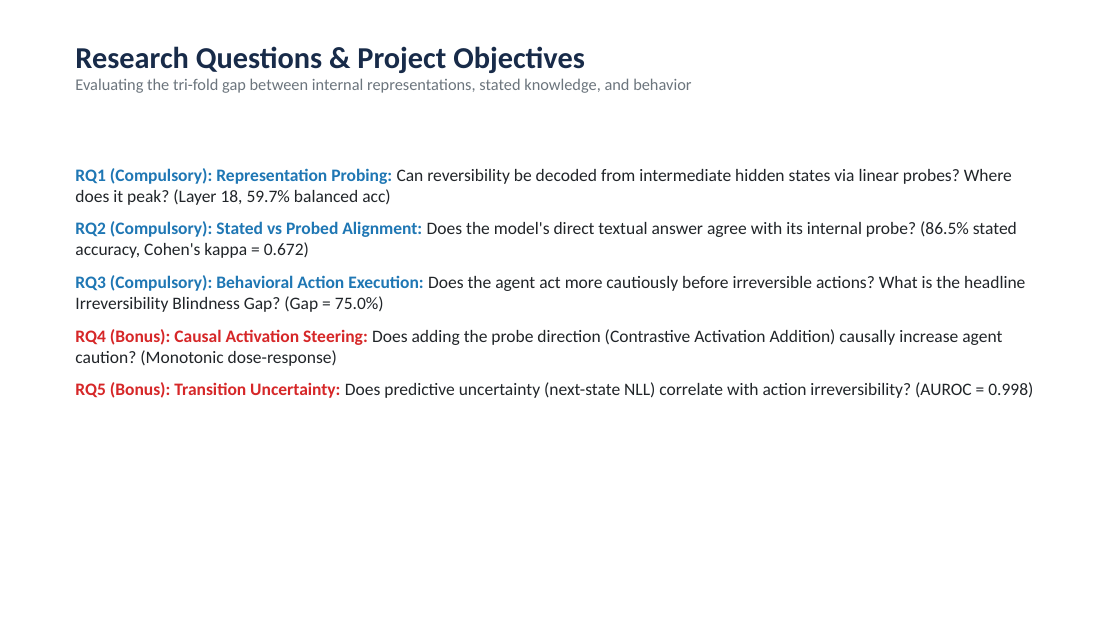
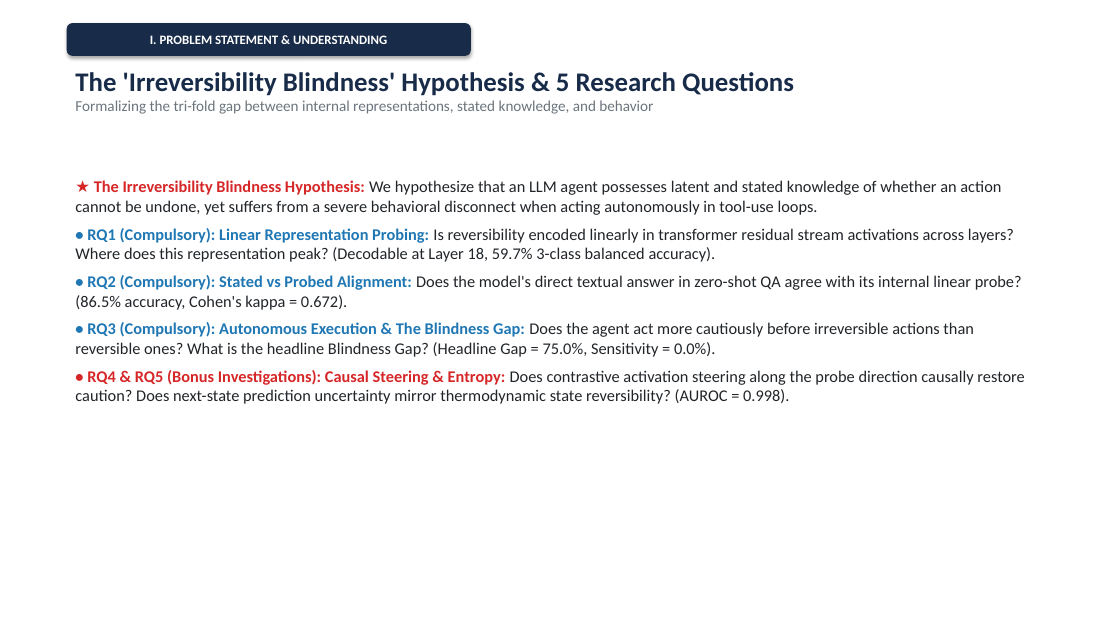
Before and after one commit to Gunavan9/ADNN-Action-Reversibility-LLM-Agents, a slide deck: slide 3 of ADNN_Project_Reversibility_Presentation.pptx. Drawn at 1120x630 pixels with LibreOffice and Linux fonts; fonts in the diff are those of the drawing. Boxes give left, top, right and bottom in pixels: in the first picture for what was removed or moved away, otherwise in the second. Text is boxed around its words. In the diff, an @@ line names an element or a change of style, - is before the commit and + after.

Commit message:
Align presentation, script, paper, and contributions with strictly 15-minute 4-part structure and team members: Gunavan, Teja Sai, Shabarish

```diff
--- a/ADNN_Project_Reversibility_Presentation.pptx
+++ b/ADNN_Project_Reversibility_Presentation.pptx
@@ rounded rectangle added at (67,24,471,55), fill #182B49, outline #182B49 0.75 pt, 11 pt, text #FFFFFF, bold @@
+I. PROBLEM STATEMENT & UNDERSTANDING
@@ text at (75,72,794,114): text changed; size 14 to 13 pt @@
-Research Questions & Project Objectives
-Evaluating the tri-fold gap between internal representations, stated knowledge, and behavior
+The 'Irreversibility Blindness' Hypothesis & 5 Research Questions
+Formalizing the tri-fold gap between internal representations, stated knowledge, and behavior
@@ text at (75,180,1024,404): text changed; size 15 to 14 pt @@
-RQ1 (Compulsory): Representation Probing: Can reversibility be decoded from intermediate hidden states via linear probes? Where does it peak? (Layer 18, 59.7% balanced acc)
-RQ2 (Compulsory): Stated vs Probed Alignment: Does the model's direct textual answer agree with its internal probe? (86.5% stated accuracy, Cohen's kappa = 0.672)
-RQ3 (Compulsory): Behavioral Action Execution: Does the agent act more cautiously before irreversible actions? What is the headline Irreversibility Blindness Gap? (Gap = 75.0%)
-RQ4 (Bonus): Causal Activation Steering: Does adding the probe direction (Contrastive Activation Addition) causally increase agent caution? (Monotonic dose-response)
-RQ5 (Bonus): Transition Uncertainty: Does predictive uncertainty (next-state NLL) correlate with action irreversibility? (AUROC = 0.998)
+★ The Irreversibility Blindness Hypothesis: We hypothesize that an LLM agent possesses latent and stated knowledge of whether an action cannot be undone, yet suffers from a severe behavioral disconnect when acting autonomously in tool-use loops.
+• RQ1 (Compulsory): Linear Representation Probing: Is reversibility encoded linearly in transformer residual stream activations across layers? Where does this representation peak? (Decodable at Layer 18, 59.7% 3-class balanced accuracy).
+• RQ2 (Compulsory): Stated vs Probed Alignment: Does the model's direct textual answer in zero-shot QA agree with its internal linear probe? (86.5% accuracy, Cohen's kappa = 0.672).
+• RQ3 (Compulsory): Autonomous Execution & The Blindness Gap: Does the agent act more cautiously before irreversible actions than reversible ones? What is the headline Blindness Gap? (Headline Gap = 75.0%, Sensitivity = 0.0%).
+• RQ4 & RQ5 (Bonus Investigations): Causal Steering & Entropy: Does contrastive activation steering along the probe direction causally restore caution? Does next-state prediction uncertainty mirror thermodynamic state reversibility? (AUROC = 0.998).
```
Also in this commit, not shown: 4 other slides changed, 9 slides added, 9 slides removed, 6 other files.
